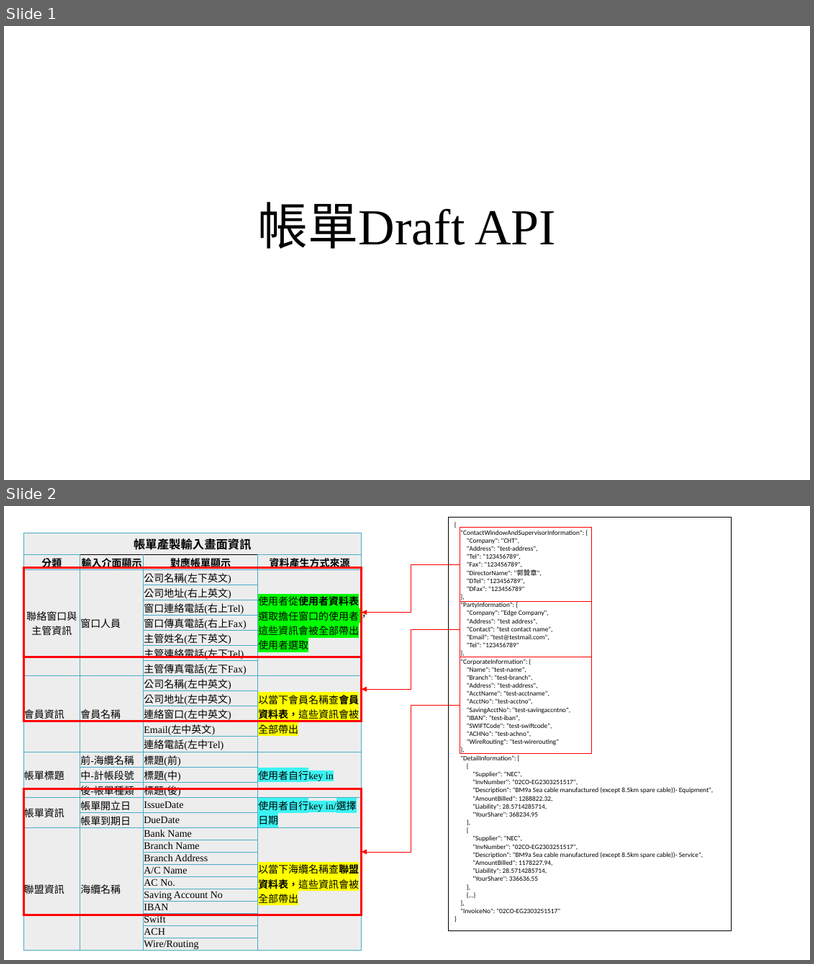
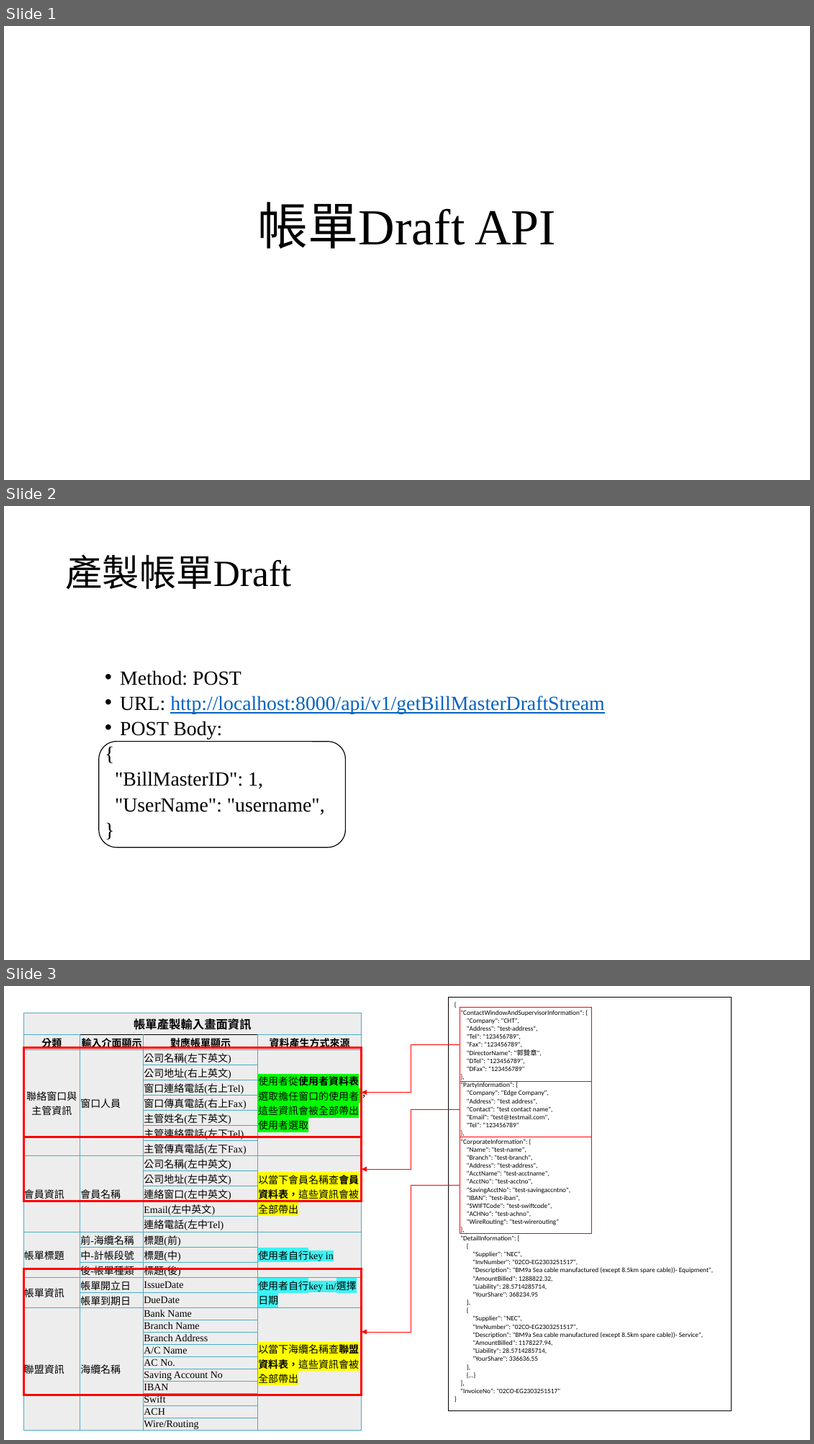
Before and after one commit to appletime81/cbp-sys-api, a slide deck: CBP專案/帳單API/帳單Draft API.pptx. Shown one above the other, each under a label of ours: slides 1 and 2 before the commit, slides 1, 2 and 3 after it. The pictures are 814x964 and 814x1444 pixels, drawn with LibreOffice and Linux fonts; fonts in the diff are those of the drawing. Boxes give left, top, right and bottom in pixels: in the first picture for what was removed or moved away, otherwise in the second. Text is boxed around its words. In the diff, an @@ line names an element or a change of style, - is before the commit and + after.

```diff
--- a/CBP專案/帳單API/帳單Draft API.pptx
+++ b/CBP專案/帳單API/帳單Draft API.pptx
@@ slide 2 added at (4, 506, 810, 960), background #FFFFFF @@
@@ title added at (65, 554, 291, 590), 44 pt, text #000000 @@
+產製帳單Draft
@@ text added at (115, 670, 604, 814), 23.8 pt, text #000000 @@
+• Method: POST
+• URL: http://localhost:8000/api/v1/getBillMasterDraftStream
+• POST Body:
+{
+"BillMasterID": 1,
+"UserName": "username",
+}
@@ rounded rectangle added at (99, 741, 346, 847), outline #000000 1 pt @@
@@ what was slide 2 is now slide 3 @@
```
Also in this commit, not shown: 14 other files.
